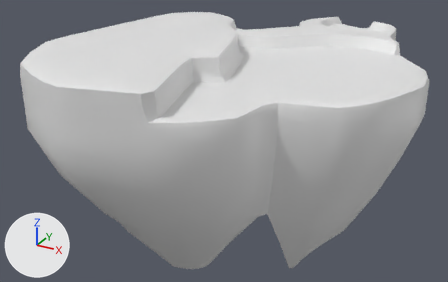
The OBJ model ZeldaLike TING/Assets/Art/Meshes/Environment/Iles/Iles_4a.obj: old version first, new version second.
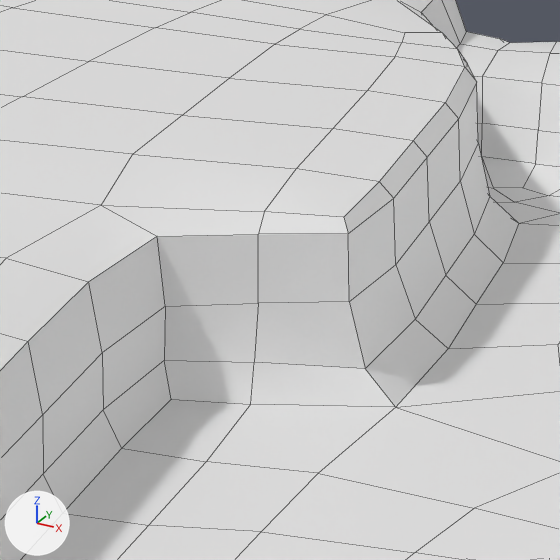
Each version appears first whole from a 50 mm lens placed at (-117.6, -54.8, 43.9), pointed at (-170.5, 41.5, -4.3), and next in a close-up on the part from 38% to 56% of the width and 8% to 37% of the height. Arrows for +X, +Y and +Z are at lower left; the lights stay in place. The close-ups show mesh edges as thin lines. Where no turn or scale is listed for an object, it has been applied to the vertices.

In view in the first close-up: 'Island_Wall_01_Scene'.
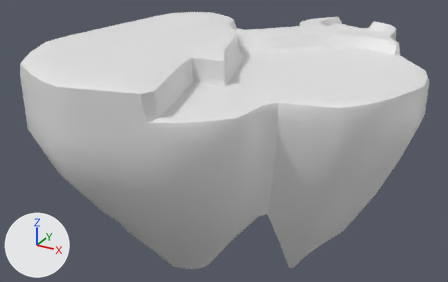
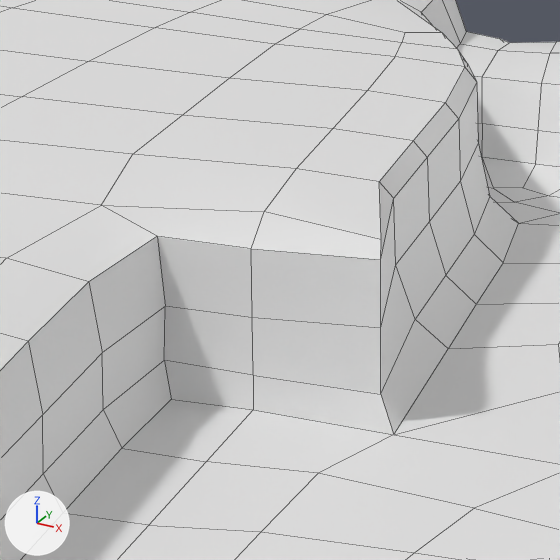
Boxes [x1, y1, x2, y2] around the edits, measured in the close-ups (560 x 560 px; the box of a moved part takes in the faces that stretch with it):
part 1 of me_island_wall_01_scene, moved or reshaped
    both: [102, 169, 560, 508]

The change in detail:
me_island_wall_01_scene has 1105 vertices, 1062 faces and spans x -197.8..-135.4, y 6.9..78.6, z -28.2..16.2.
me_island_wall_01_scene is used by ob_island_wall_01_scene; location (0.0, 0.0, 0.0).
Part 1, on me_island_wall_01_scene:
Vertex 30 of me_island_wall_01_scene moves from (-165.6, 30.9, 14.0) at pixel (349, 301) to (-163.9, 29.4, 14.0) at pixel (380, 328).
Vertex 36 of me_island_wall_01_scene moves from (-164.2, 30.8, 11.6) at pixel (395, 407) to (-163.3, 28.9, 11.6) at pixel (393, 434).
Vertex 37 of me_island_wall_01_scene moves from (-165.9, 31.2, 16.0) at pixel (343, 217) to (-164.2, 29.9, 16.0) at pixel (381, 239).
Vertex 140 of me_island_wall_01_scene moves from (-167.2, 29.0, 11.7) at pixel (250, 404) to (-167.0, 28.7, 11.7) at pixel (253, 409).
Vertex 195 of me_island_wall_01_scene moves from (-167.4, 29.7, 14.0) at pixel (258, 303) to (-167.0, 28.7, 14.0) at pixel (252, 317).
Vertex 343 of me_island_wall_01_scene moves from (-165.6, 31.0, 15.7) at pixel (348, 233) to (-163.9, 29.4, 15.7) at pixel (380, 259).
Vertex 519 of me_island_wall_01_scene moves from (-167.4, 29.8, 15.7) at pixel (258, 234) to (-167.0, 28.7, 15.7) at pixel (251, 248).
Vertex 688 of me_island_wall_01_scene moves from (-165.2, 30.9, 12.4) at pixel (365, 368) to (-163.9, 29.4, 12.4) at pixel (380, 394).
Vertex 721 of me_island_wall_01_scene moves from (-167.5, 29.6, 12.6) at pixel (254, 362) to (-167.0, 28.7, 12.6) at pixel (253, 375).
